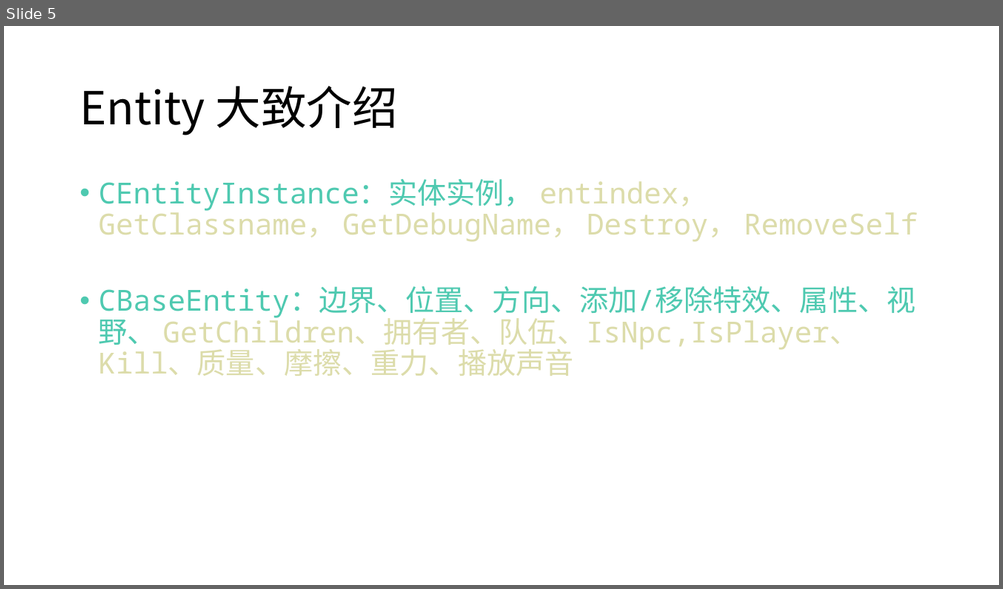
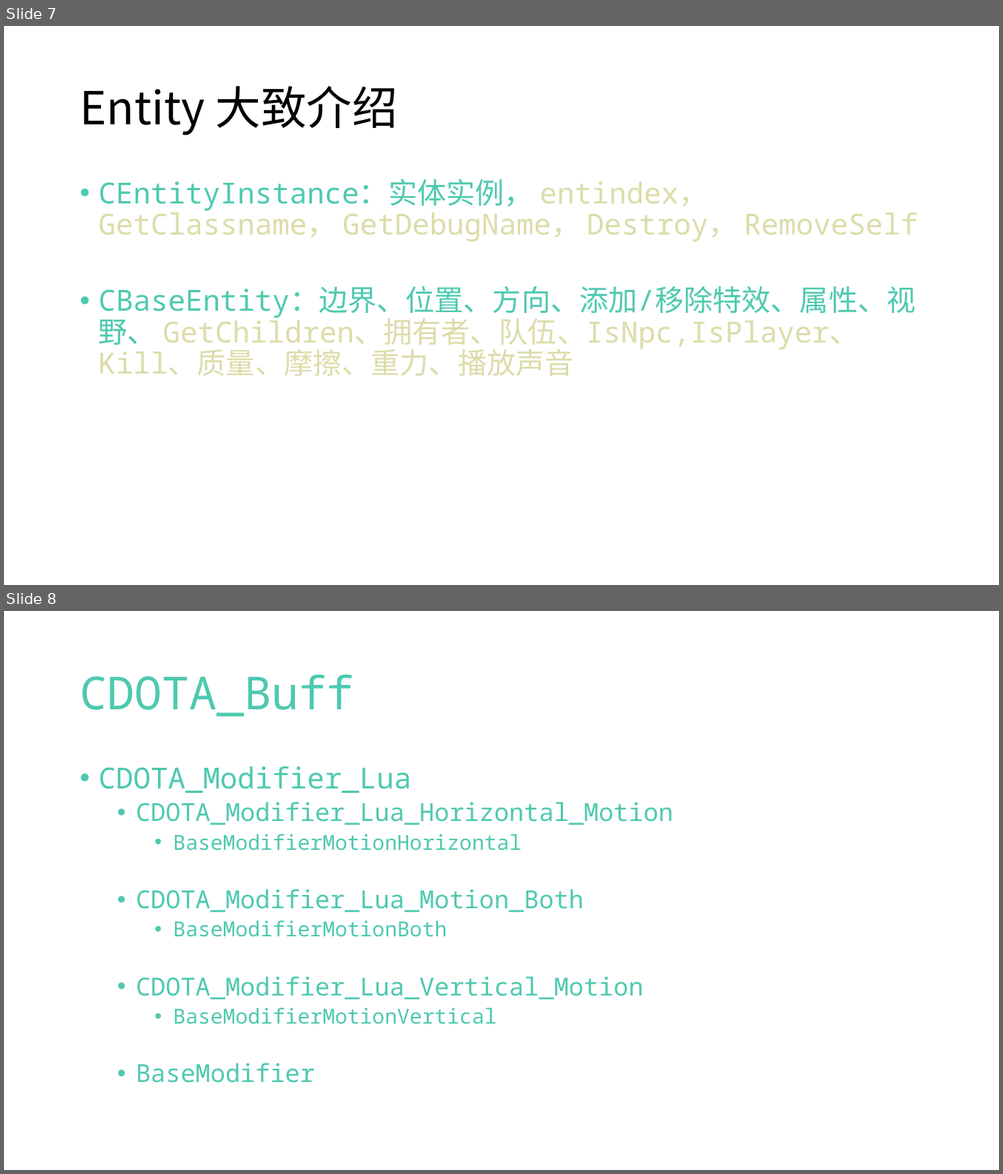
Before and after one commit to ihaiucom/ihaiu.blog, a slide deck: web/dota/dota @moddota dota-lua-types学习笔记.pptx. Shown one above the other, each under a label of ours: slide 5 before the commit, slides 7 and 8 after it. The pictures are 1003x589 and 1003x1174 pixels, drawn with LibreOffice and Linux fonts; fonts in the diff are those of the drawing. Boxes give left, top, right and bottom in pixels: in the first picture for what was removed or moved away, otherwise in the second. Text is boxed around its words. In the diff, an @@ line names an element or a change of style, - is before the commit and + after.

```diff
--- a/web/dota/dota @moddota dota-lua-types学习笔记.pptx
+++ b/web/dota/dota @moddota dota-lua-types学习笔记.pptx
@@ slide 8 added at [4,611,999,1170], background #FFFFFF @@
@@ title added at [79,675,353,717], 44 pt, text #4EC9B0 @@
+CDOTA_Buff
@@ text added at [99,766,673,1083], 24 pt, text #4EC9B0 @@
+• CDOTA_Modifier_Lua
+  • CDOTA_Modifier_Lua_Horizontal_Motion
+    • BaseModifierMotionHorizontal
+  • CDOTA_Modifier_Lua_Motion_Both
+    • BaseModifierMotionBoth
+  • CDOTA_Modifier_Lua_Vertical_Motion
+    • BaseModifierMotionVertical
+  • BaseModifier
@@ what was slide 5 is now slide 7 @@
```
Also in this commit, not shown: 1 slide changed, 2 other slides added.
